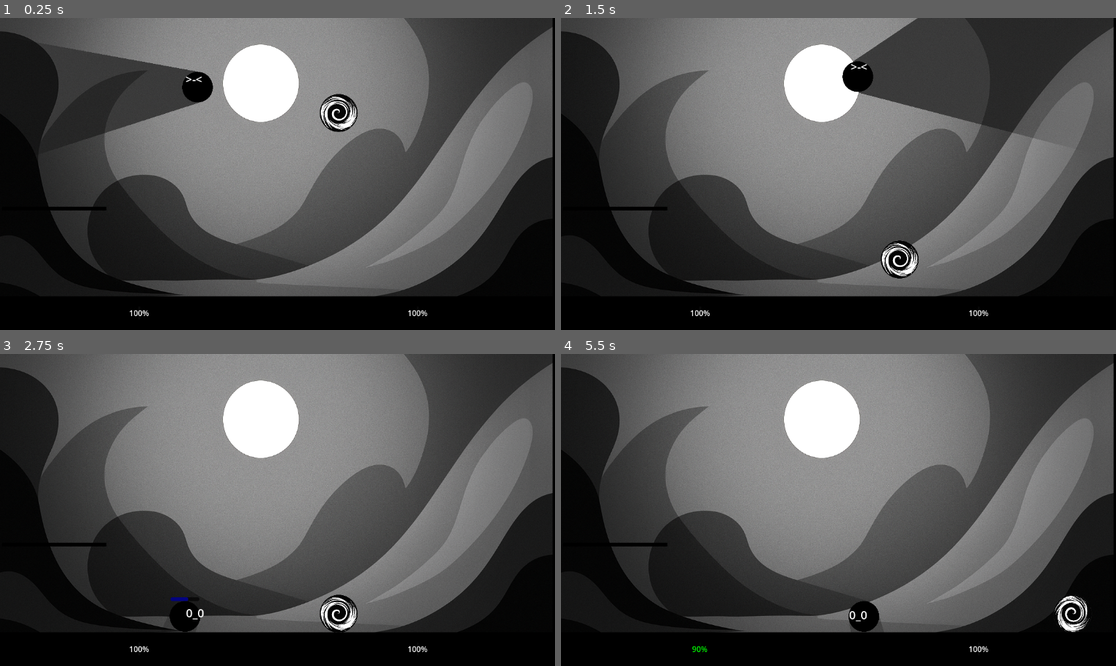
Above: before the commit, frames 1-4 (two rows, left to right).
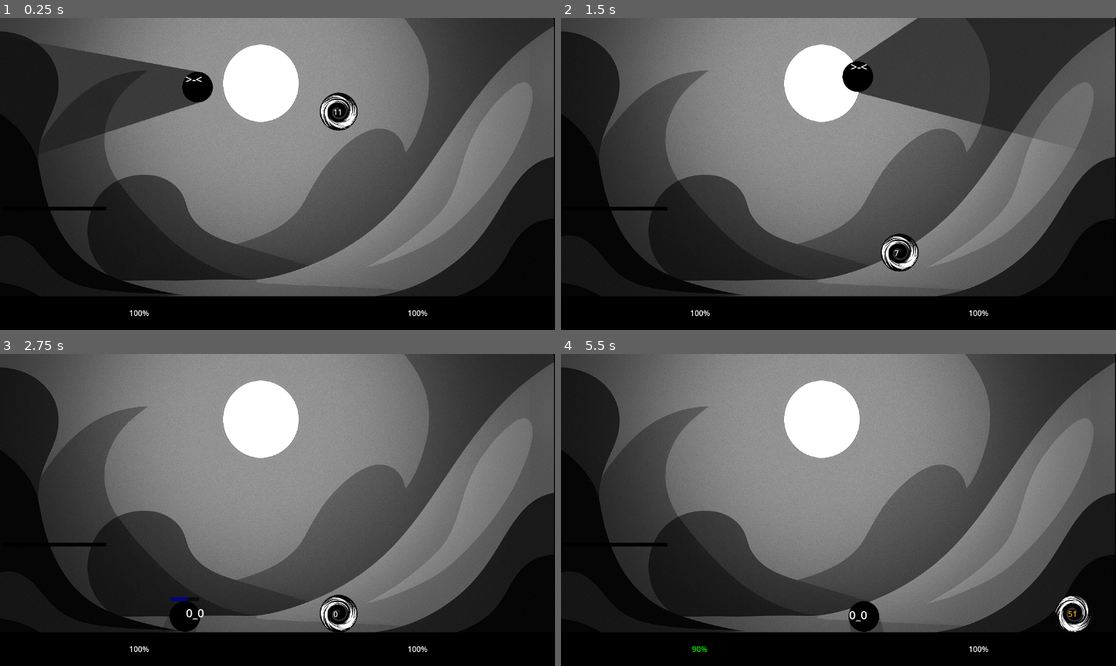
Above: after the commit, the same moments.

Repository: piperinnshall/Blattle
Game: Godot game, scene res://scenes/testlevel.tscn
The game is run twice, just before and just after one commit, with the same random seed, the same clock (stepped at 60 frames per second) and the same inputs.
Inputs (mouse positions are in pixels of both pictures, inside the frame that each line leads up to):
- Up to frame 1 (0.25 s): no input
- Up to frame 2 (1.5 s): tap Enter (ui_accept) at 0.5 s; move the mouse to (960, 158) at 0.52 s; hold D (right) 0.53-1.25 s; click (960, 158) at 0.6 s; tap W (jump) at 0.77 s; drag from (727, 189) to (849, 89) at 1.27 s
- Up to frame 3 (2.75 s): move the mouse to (333, 441) at 2.02 s; hold A (left) from 2.03 s (still down); tap Shift (dodge) at 2.1 s; click (333, 441) at 2.3 s
- Up to frame 4 (5.5 s): release A (left) at 2.75 s; drag from (810, 572) to (699, 616) at 2.77 s; tap Enter (ui_accept) at 3.5 s; move the mouse to (1005, 556) at 3.52 s; hold D (right) 3.53-4.25 s; click (1005, 556) at 3.6 s; tap W (jump) at 3.77 s; drag from (672, 463) to (866, 466) at 4.27 s; move the mouse to (866, 510) at 5.02 s; hold D (right) from 5.03 s (still down); click (866, 510) at 5.1 s

The runs differ from the first frame. In frame 1, 0.6% of the frame differs, in the area x 57-100%, y 0-65%; in frame 2, 0.8%, in the area x 57-100%, y 0-84%; in frame 3, 0.2%; in frame 4, 0.5%.

Commit message:
added damage to the ball

Diff:
--- a/scenes/hittable_object.tscn
+++ b/scenes/hittable_object.tscn
@@ -1,7 +1,8 @@
-[gd_scene load_steps=8 format=3 uid="uid://cfr2gwmxc3aii"]
+[gd_scene load_steps=10 format=3 uid="uid://cfr2gwmxc3aii"]
 
 [ext_resource type="Script" uid="uid://bbqo813wklsqd" path="res://scripts/hittable_object.gd" id="1_v7hw1"]
 [ext_resource type="Texture2D" uid="uid://j2jk651ofj0a" path="res://pngtree-black-and-white-swirly-swirl-circle-vector-png-image_6954855.png" id="2_v7hw1"]
+[ext_resource type="Texture2D" uid="uid://bygkgbxr8pco5" path="res://Ski_trail_rating_symbol_black_circle.png" id="3_3sx86"]
 
 [sub_resource type="PhysicsMaterial" id="PhysicsMaterial_v7hw1"]
 friction = 0.4
@@ -22,9 +23,12 @@
 [sub_resource type="CircleShape2D" id="CircleShape2D_s2bao"]
 radius = 43.4166
 
+[sub_resource type="Theme" id="Theme_2hps2"]
+
 [node name="HittableObject" type="RigidBody2D"]
 mass = 0.517
 physics_material_override = SubResource("PhysicsMaterial_v7hw1")
+gravity_scale = 0.9
 script = ExtResource("1_v7hw1")
 
 [node name="CollisionShape2D" type="CollisionShape2D" parent="."]
@@ -43,3 +47,25 @@
 
 [node name="CollisionShape2D" type="CollisionShape2D" parent="HitArea"]
 shape = SubResource("CircleShape2D_s2bao")
+
+[node name="Sprite2D" type="Sprite2D" parent="."]
+self_modulate = Color(1, 1, 1, 0.811765)
+scale = Vector2(0.0761607, 0.0761607)
+texture = ExtResource("3_3sx86")
+
+[node name="Label" type="Label" parent="."]
+anchors_preset = 8
+anchor_left = 0.5
+anchor_top = 0.5
+anchor_right = 0.5
+anchor_bottom = 0.5
+offset_left = -11.5
+offset_top = -11.5
+offset_right = 11.5
+offset_bottom = 11.5
+grow_horizontal = 2
+grow_vertical = 2
+pivot_offset = Vector2(11.5, 11.5)
+size_flags_horizontal = 6
+size_flags_vertical = 6
+theme = SubResource("Theme_2hps2")
--- a/scenes/testlevel.tscn
+++ b/scenes/testlevel.tscn
@@ -16,6 +16,9 @@
 
 [sub_resource type="GradientTexture2D" id="GradientTexture2D_hyqgw"]
 gradient = SubResource("Gradient_7ixgg")
+
+[sub_resource type="RectangleShape2D" id="RectangleShape2D_bx6wm"]
+size = Vector2(296, 592)
 
 [sub_resource type="RectangleShape2D" id="RectangleShape2D_jiwm1"]
 size = Vector2(360, 916)
@@ -66,6 +69,13 @@
 [node name="HittableObject" parent="." instance=ExtResource("3_jiwm1")]
 position = Vector2(703, 169)
 
+[node name="RigidBody2D4" type="RigidBody2D" parent="."]
+freeze = true
+
+[node name="CollisionShape2D" type="CollisionShape2D" parent="RigidBody2D4"]
+position = Vector2(-147, 291)
+shape = SubResource("RectangleShape2D_bx6wm")
+
 [node name="RigidBody2D2" type="RigidBody2D" parent="."]
 position = Vector2(963, 83)
 freeze = true
@@ -75,8 +85,8 @@
 shape = SubResource("RectangleShape2D_jiwm1")
 
 [node name="CollisionShape2D" type="Sprite2D" parent="RigidBody2D2/CollisionShape2D"]
-position = Vector2(-47, -52.9999)
-scale = Vector2(4.19326, 16.2823)
+position = Vector2(-45.4078, -52.9999)
+scale = Vector2(4.1435, 16.2823)
 texture = SubResource("GradientTexture2D_7ixgg")
 
 [node name="Sprite2D" type="Sprite2D" parent="."]
--- a/scripts/hittable_object.gd
+++ b/scripts/hittable_object.gd
@@ -5,24 +5,65 @@
 @export var knockback_upward_bias: float = 0.3  # Adds slight upward force
 @export var health: float = 100.0
 
+# Damage parameters
+@export var base_damage: float = 1
+@export var damage_multiplier: float = 0.05  # Damage per unit of speed
+@export var min_damage_speed: float = 100.0  # Minimum speed to deal damage
+@export var max_damage: float = 80.0  # Maximum damage cap
+
+# Damage cooldown
+@export var damage_cooldown: float = 1.0
+var damage_cooldown_timer: float = 0.0
+var can_deal_damage: bool = true
+
+# Color settings
+@export var safe_color: Color = Color.WHITE
+@export var medium_damage_color: Color = Color.YELLOW
+@export var high_damage_color: Color = Color.RED
+
 # References
 @onready var hit_area: Area2D = $HitArea
+@onready var label: Label = $Label
+@onready var sprite: Sprite2D = $Sprite2D  # Assuming you have a Sprite2D node
+
+var contacted_players: Array = []
 
 func _ready():
 	# Connect the hit area to detect attacks (only area-to-area)
 	hit_area.area_entered.connect(_on_hit_area_entered)
 
+	# Enable contact monitoring for RigidBody2D
+	contact_monitor = true
+	max_contacts_reported = 10
+
+	# Connect body detection for player damage
+	body_entered.connect(_on_body_entered)
+	body_exited.connect(_on_body_exited)
+
+func _physics_process(delta):
+	update_damage_cooldown(delta)
+	update_damage_label()
+	update_object_color()
+	check_player_contact_damage()
+	label.rotation = -rotation
+
+func update_damage_cooldown(delta):
+	if damage_cooldown_timer > 0:
+		damage_cooldown_timer -= delta
+	else:
+		can_deal_damage = true
+
 func _on_hit_area_entered(area):
 	# Only respond to attack areas that are currently monitoring (active)
 	if area.monitoring and is_attack_area(area):
-		handle_hit(area)
+		handle_attack_hit(area)
 
 func is_attack_area(area: Area2D) -> bool:
 	# Check if this area is one of the player's attack areas
 	var parent = area.get_parent()
 	return parent != null and parent.name == "AttackSystem"
 
-func handle_hit(attacker):
+func handle_attack_hit(attacker):
 	# Calculate knockback direction
 	var knockback_direction = calculate_knockback_direction(attacker)
 
@@ -60,6 +101,91 @@
 	# Optional: Add some angular impulse for spinning effect
 	apply_torque_impulse(randf_range(-200, 200))
 
+func _on_body_entered(body):
+	if body.is_in_group("Players"):
+		contacted_players.append(body)
+
+func _on_body_exited(body):
+	if body.is_in_group("Players"):
+		contacted_players.erase(body)
+
+func check_player_contact_damage():
+	if contacted_players.is_empty() or not can_deal_damage:
+		return
+
+	var current_speed = linear_velocity.length()
+
+	# Only deal damage if moving fast enough
+	if current_speed < min_damage_speed:
+		return
+
+	var damage = calculate_damage_from_speed(current_speed)
+
+	# Deal damage to all players in contact
+	for player in contacted_players:
+		if player.has_method("take_damage"):
+			player.take_damage(damage)
+
+	# Start damage cooldown after dealing damage
+	start_damage_cooldown()
+
+func start_damage_cooldown():
+	can_deal_damage = false
+	damage_cooldown_timer = damage_cooldown
+	print("Damage cooldown started - can't deal damage for ", damage_cooldown, " seconds")
+
+func calculate_damage_from_speed(speed: float) -> float:
+	var damage = base_damage + (speed * damage_multiplier)
+	return min(damage, max_damage)
+
+func update_damage_label():
+	if not label:
+		return
+
+	var current_speed = linear_velocity.length()
+	var potential_damage = 0.0
+
+	if current_speed >= min_damage_speed and can_deal_damage:
+		potential_damage = calculate_damage_from_speed(current_speed)
+
+	# Add cooldown indicator to label
+	var label_text = str(int(potential_damage))
+	if not can_deal_damage:
+		label_text += "..."
+
+	label.text = label_text
+
+func update_object_color():
+	var current_speed = linear_velocity.length()
+	var potential_damage = 0.0
+
+	if current_speed >= min_damage_speed and can_deal_damage:
+		potential_damage = calculate_damage_from_speed(current_speed)
+
+	# Calculate color based on damage potential
+	var damage_ratio = potential_damage / max_damage
+	var target_color: Color
+
+	if potential_damage <= 0:
+		target_color = safe_color
+	elif damage_ratio <= 0.5:
+		# Interpolate between safe and medium danger
+		target_color = safe_color.lerp(medium_damage_color, damage_ratio * 2.0)
+	else:
+		# Interpolate between medium and high danger
+		target_color = medium_damage_color.lerp(high_damage_color, (damage_ratio - 0.5) * 2.0)
+
+	# If on cooldown, desaturate the color
+	if not can_deal_damage:
+		target_color = target_color.lerp(Color.GRAY, 0.7)
+
+	# Apply color to both sprite and label
+	if sprite:
+		sprite.modulate = target_color
+
+	if label:
+		label.modulate = target_color
+
 # Standard damage function for compatibility with attack system
 func take_damage(damage: float):
 	health -= damage
@@ -79,7 +205,7 @@
 	take_damage(damage)
 
 	# For this method, we need to get the player reference differently
-	var player = get_tree().get_first_node_in_group("player")  # Add player to "player" group
+	var player = get_tree().get_first_node_in_group("Players")
 	if player:
 		var direction = calculate_knockback_direction(player)
 		apply_knockback(direction)
Not shown: 1 places in scenes/testlevel.tscn that only renumber resources
